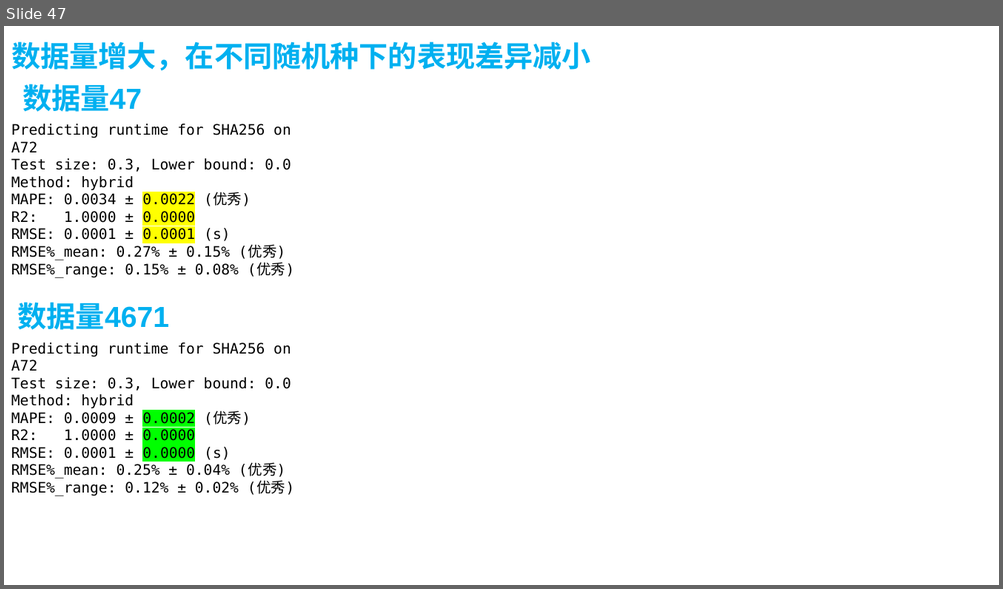
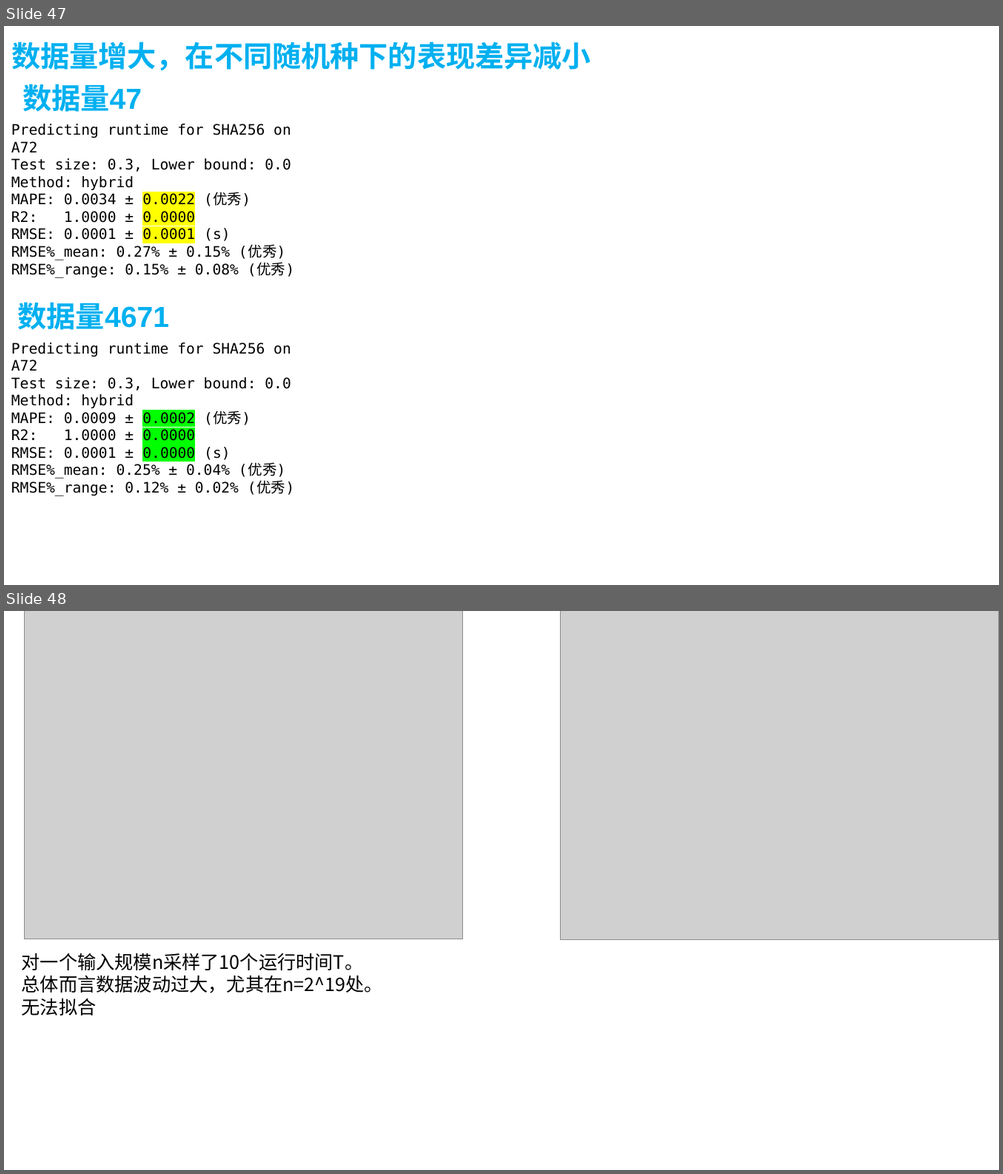
Before and after one commit to AE-26710/Time-Prediction, a slide deck: R5.pptx. Shown one above the other, each under a label of ours: slide 47 before the commit, slides 47 and 48 after it. The pictures are 1003x589 and 1003x1174 pixels, drawn with LibreOffice and Linux fonts; fonts in the diff are those of the drawing; grey boxes stand for pictures. Boxes give left, top, right and bottom in pixels: in the first picture for what was removed or moved away, otherwise in the second. Text is boxed around its words. In the diff, an @@ line names an element or a change of style, - is before the commit and + after.

Commit message:
10/30 Update
添加KF在A72上的数据

```diff
--- a/R5.pptx
+++ b/R5.pptx
@@ slide 48 added at [4,611,999,1170], background #FFFFFF @@
@@ picture added at [24,611,463,940] @@
@@ picture added at [560,611,999,940] @@
@@ text added at [22,953,383,1016], 18 pt, text #000000 @@
+对一个输入规模n采样了10个运行时间T。
+总体而言数据波动过大，尤其在n=2^19处。
+无法拟合
```
Also in this commit, not shown: 1 slide changed, 1 other slide added, 2 slides removed, 5 other files.
